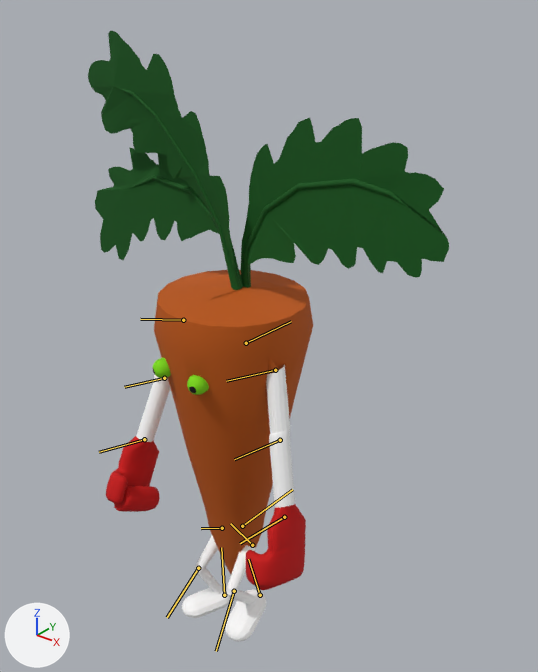
A saved change to the FBX model Bon Duel/Assets/Animations/Carotte/cycle_marche_carotte.FBX.
Rendered twice from a camera (50 mm lens) standing at (2.76, -3.04, 4.12) and looking at (0.05, 0.35, 2.02). Arrows for +X, +Y and +Z are at lower left; the lights stay in place. Both versions are drawn at frame 13 of the action 'Take 001'; the numbers are the values there. The bones that bend it are drawn over the model as lines.

Objects in the first picture: 'corps'.
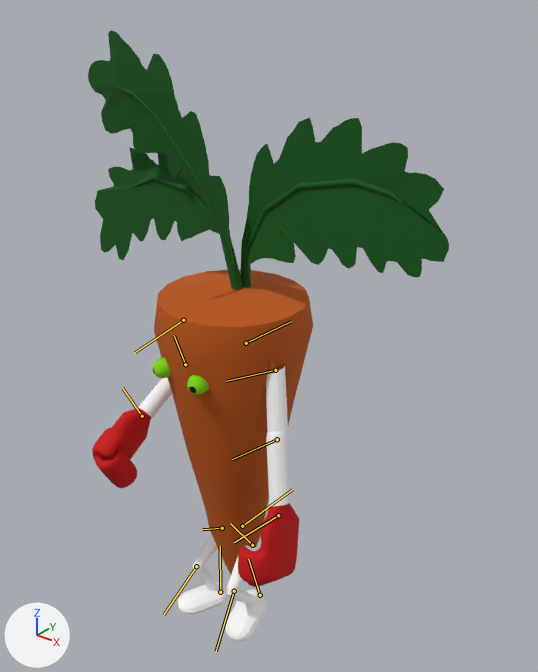
Where the change shows, as pixel boxes (x1, y1, x2, y2) in the pictures (538 x 672 px):
'corps', posed
    both: (88, 31, 449, 641)
bone 'bras droit', root to tip
    before: (183, 320) to (140, 319)
    after: (183, 320) to (135, 352)
bone 'avant bras droit', root to tip
    before: (164, 378) to (124, 387)
    after: (185, 364) to (174, 335)
bone 'jambe droite', root to tip
    before: (222, 528) to (201, 528)
    after: (222, 528) to (202, 529)

The change in detail:
Bone ' bras gauche' (bone_bras_gauche) turns from (0, 7, -14) to (0, 4, -14) degrees about its own x, y and z.
Bone 'bras droit' (bone_bras_droit) turns from (0, 4, -2) to (1, -2, -35) degrees about its own x, y and z.
Bone 'avant bras droit' (bone_avant_bras_droit) turns from (0, 1, -12) to (-5, -5, 58) degrees about its own x, y and z.
Bone 'jambe droite' (bone_jambe_droite) turns from (8, 5, 14) to (5, 2, 13) degrees about its own x, y and z.
